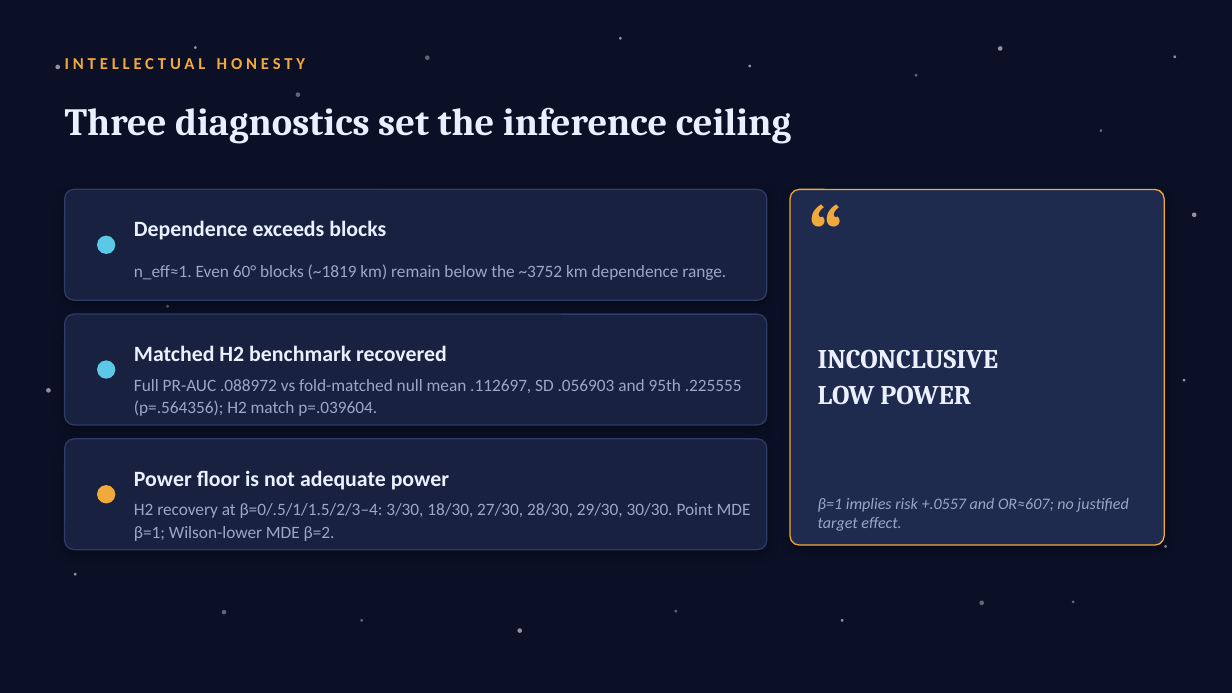
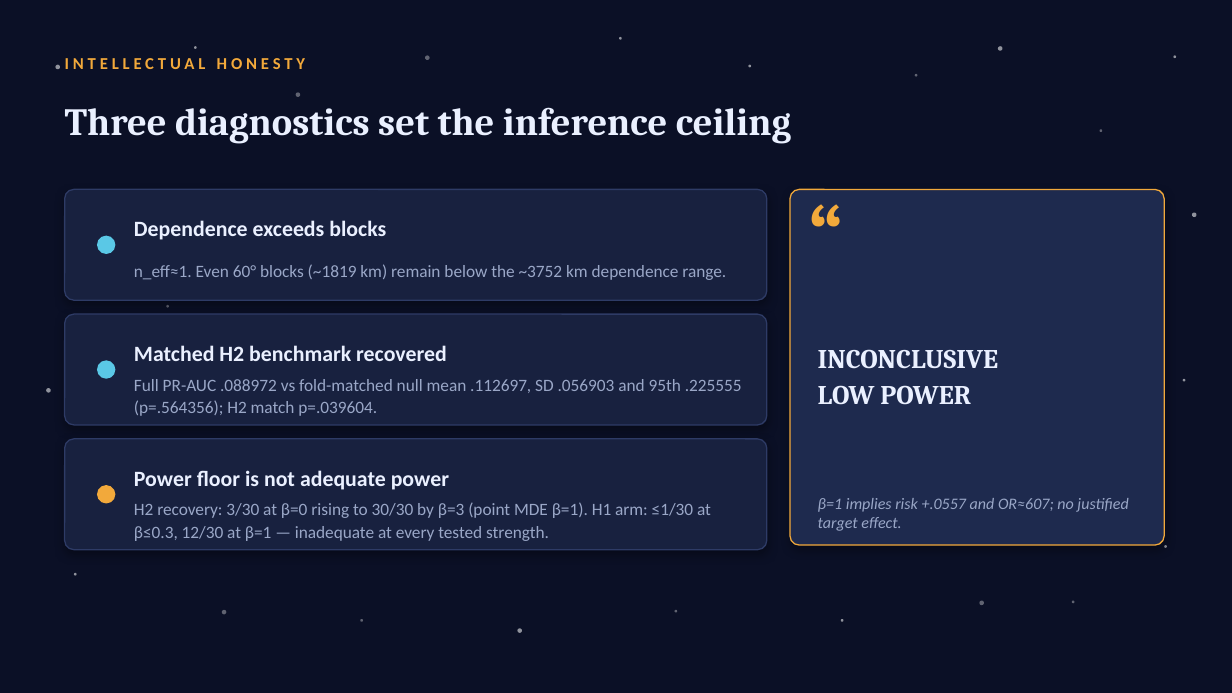
Before and after one commit to lemoon01110/Lunar-Titanium-Magnetism, a slide deck: slide 11 of Paper-and-Pitch/Pitch.pptx. Drawn at 1232x693 pixels with LibreOffice and Linux fonts; fonts in the diff are those of the drawing. Boxes give left, top, right and bottom in pixels: in the first picture for what was removed or moved away, otherwise in the second. Text is boxed around its words. In the diff, an @@ line names an element or a change of style, - is before the commit and + after.

```diff
--- a/Paper-and-Pitch/Pitch.pptx
+++ b/Paper-and-Pitch/Pitch.pptx
@@ text at [134,502,711,541]: text changed @@
-H2 recovery at β=0/.5/1/1.5/2/3–4: 3/30, 18/30, 27/30, 28/30, 29/30, 30/30. Point MDE β=1; Wilson-lower MDE β=2.
+H2 recovery: 3/30 at β=0 rising to 30/30 by β=3 (point MDE β=1). H1 arm: ≤1/30 at β≤0.3, 12/30 at β=1 — inadequate at every tested strength.
```
Also in this commit, not shown: 1 other slide changed, 5 other files.
